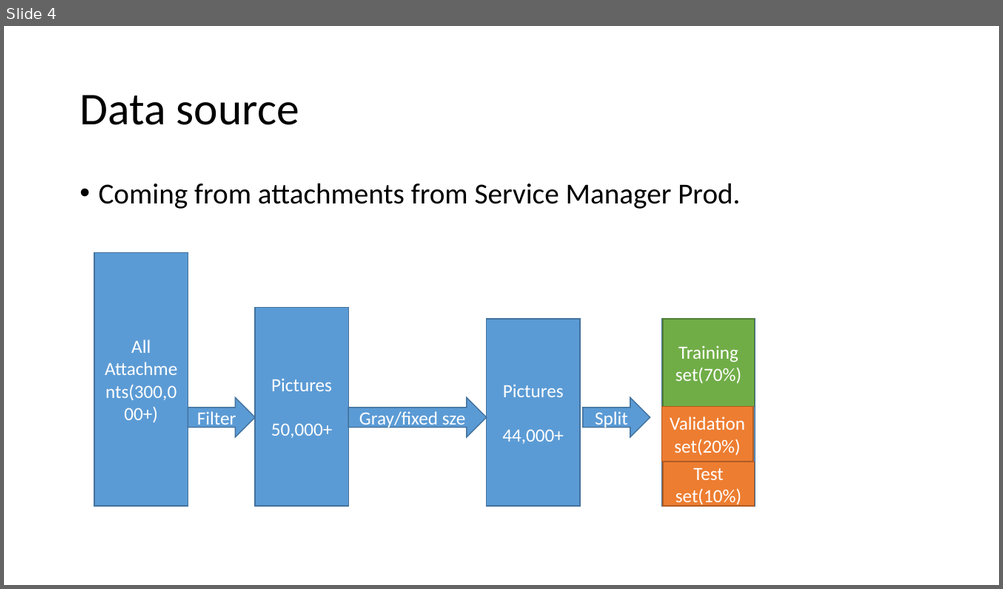
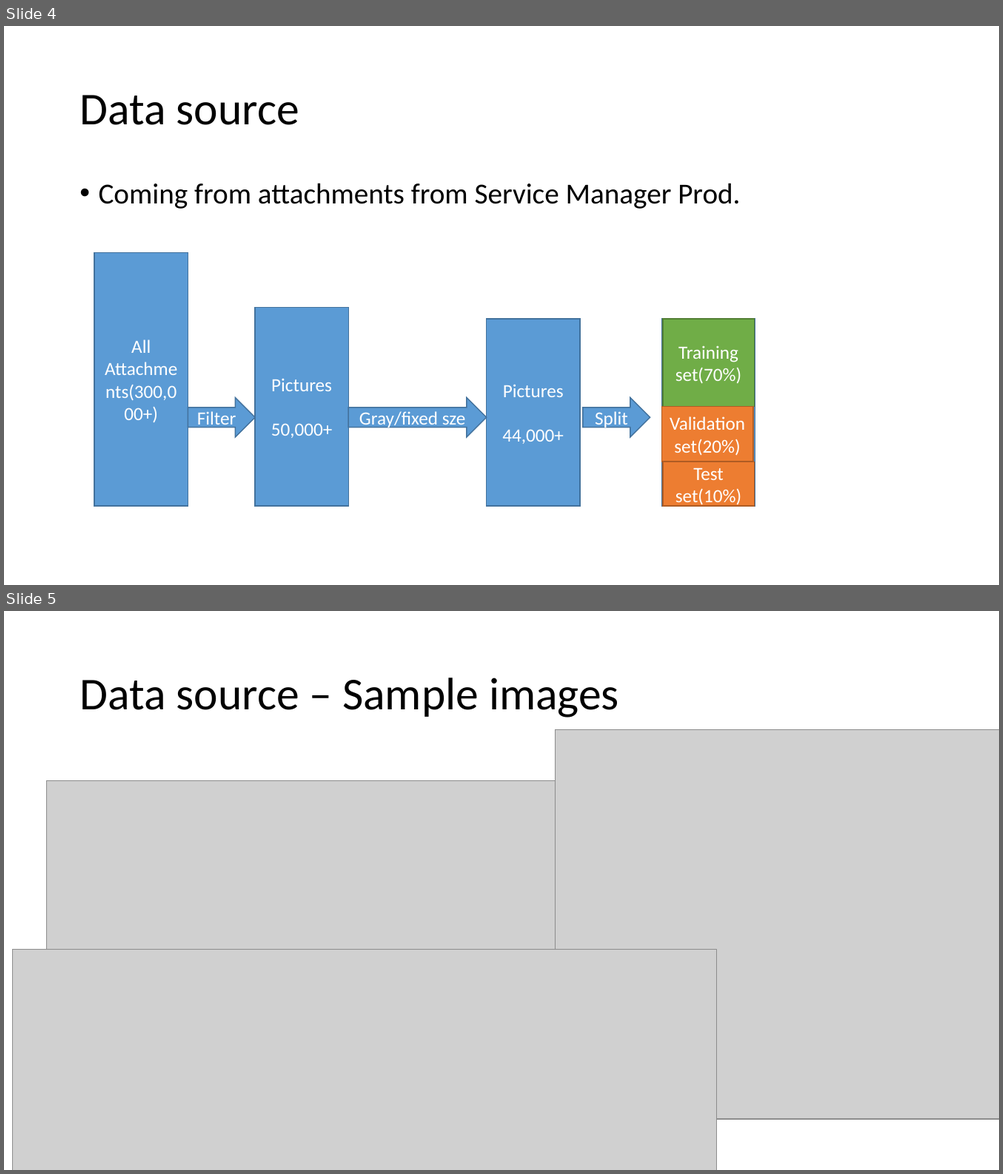
Before and after one commit to daizhen/ImagesCategory, a slide deck: src/demo/Auto category SM images.pptx. Shown one above the other, each under a label of ours: slide 4 before the commit, slides 4 and 5 after it. The pictures are 1003x589 and 1003x1174 pixels, drawn with LibreOffice and Linux fonts; fonts in the diff are those of the drawing; grey boxes stand for pictures. Boxes give left, top, right and bottom in pixels: in the first picture for what was removed or moved away, otherwise in the second. Text is boxed around its words. In the diff, an @@ line names an element or a change of style, - is before the commit and + after.

```diff
--- a/src/demo/Auto category SM images.pptx
+++ b/src/demo/Auto category SM images.pptx
@@ slide 5 added at [4, 611, 999, 1170], background #FFFFFF @@
@@ title added at [79, 678, 619, 718], 44 pt, text #000000 @@
+Data source – Sample images
@@ picture added at [555, 729, 999, 1120] @@
@@ picture added at [46, 780, 701, 1119] @@
@@ picture added at [12, 950, 717, 1170] @@
```
Also in this commit, not shown: 4 slides changed, 1 other slide added, 1 slide removed, 1 other file.
